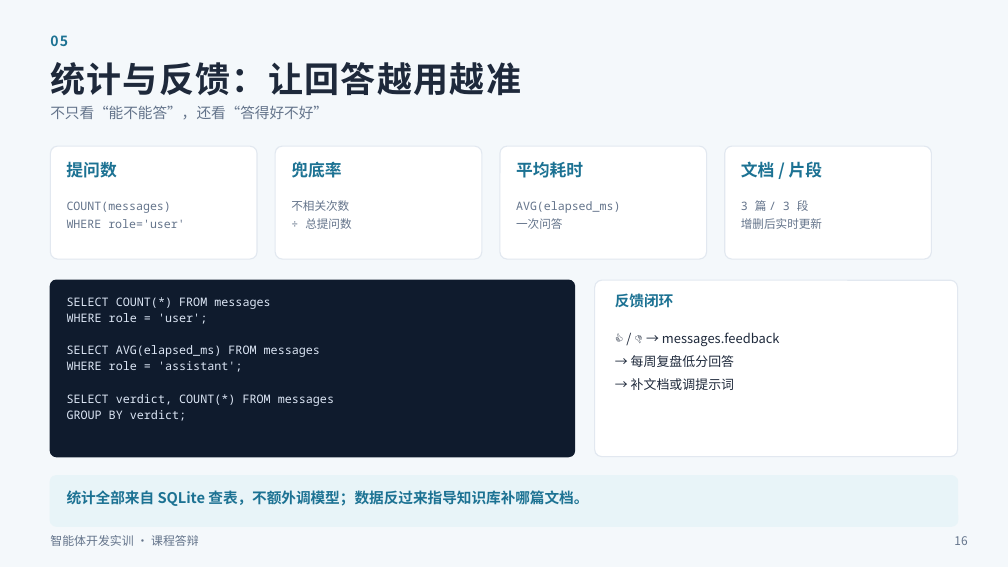
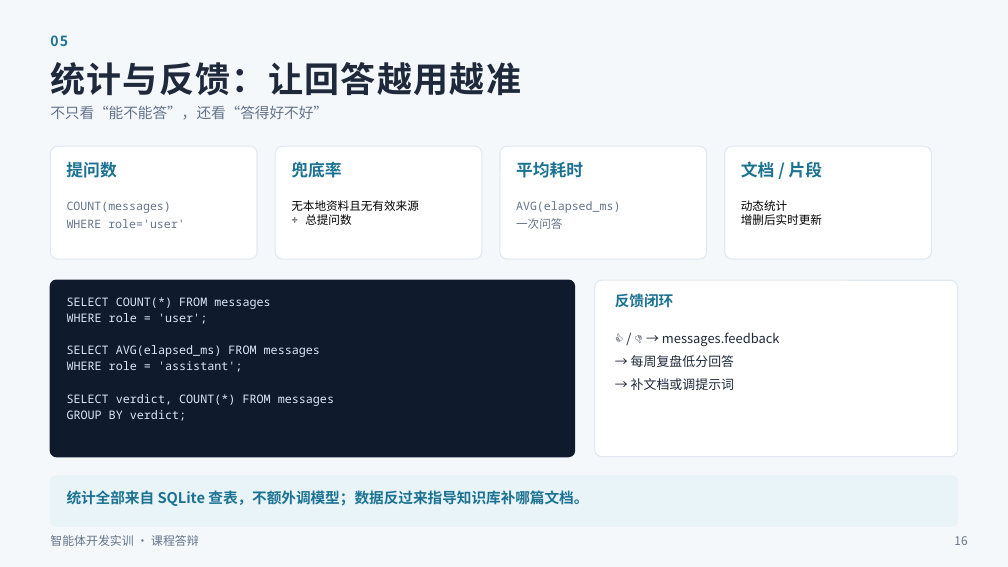
Before and after one commit to 1y1-dotcom/--langchain, a slide deck: slide 16 of 答辩PPT.pptx. Drawn at 1008x567 pixels with LibreOffice and Linux fonts; fonts in the diff are those of the drawing. Boxes give left, top, right and bottom in pixels: in the first picture for what was removed or moved away, otherwise in the second. Text is boxed around its words. In the diff, an @@ line names an element or a change of style, - is before the commit and + after.

```diff
--- a/答辩PPT.pptx
+++ b/答辩PPT.pptx
@@ text at (x1=291, y1=200, x2=419, y2=211): text changed; text colour #64748B to #000000 @@
-不相关次数
+无本地资料且无有效来源
@@ text at (x1=741, y1=200, x2=787, y2=211): text changed; text colour #64748B to #000000 @@
-3 篇 / 3 段
+动态统计
@@ text at (x1=305, y1=214, x2=351, y2=225): text colour #64748B to #000000 in "÷ 总提问数"; line spacing 1.25 to 1 @@
@@ text at (x1=741, y1=214, x2=822, y2=225): text colour #64748B to #000000 in "增删后实时更新"; line spacing 1.25 to 1 @@
```
Also in this commit, not shown: 11 other slides changed, 12 other files.
